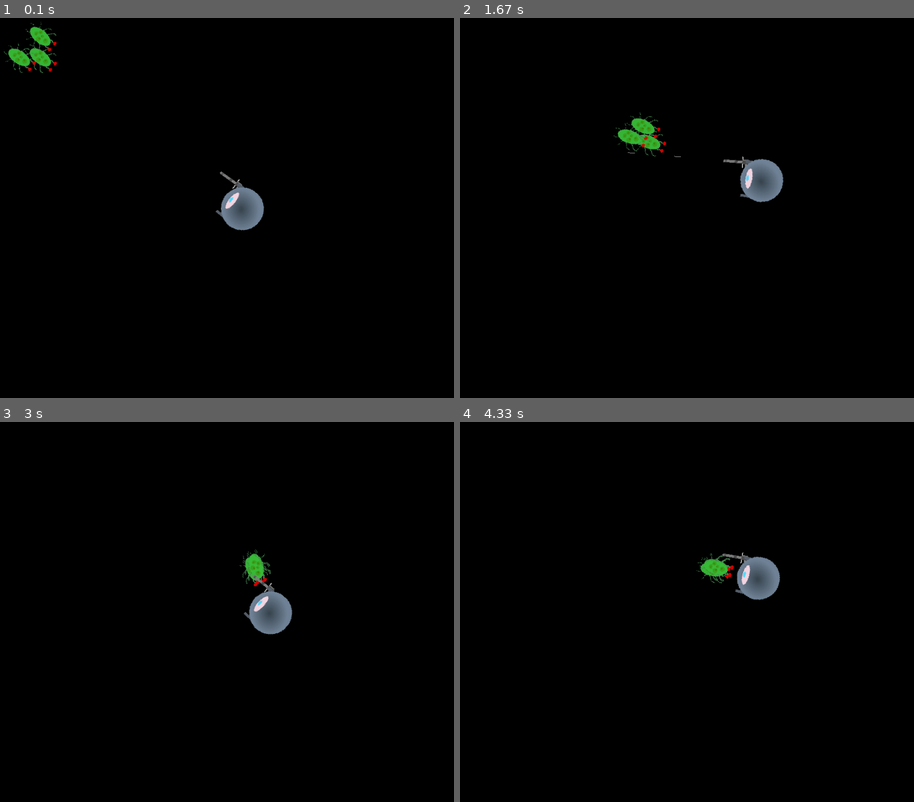
Above: before the commit, frames 1-4 (two rows, left to right).
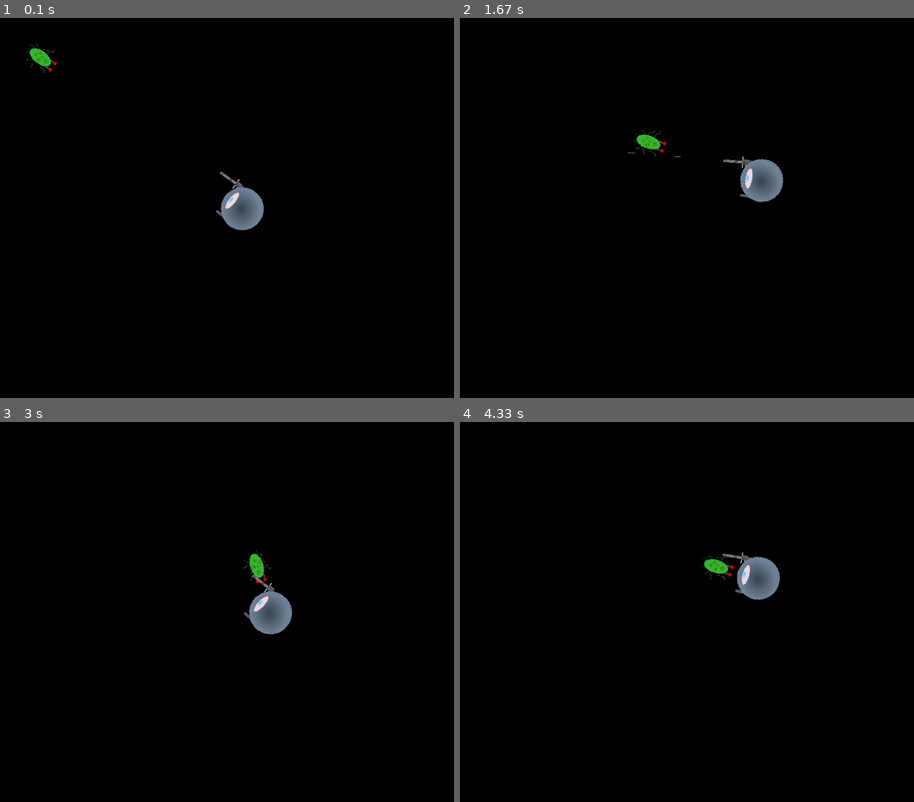
Above: after the commit, the same moments.

Repository: 12ali21/pygame-shooter
Game: pygame game, started from main.py
The game is run twice, just before and just after one commit, with the same random seed, the same clock (stepped at 60 frames per second) and the same inputs.
Inputs (mouse positions are in pixels of both pictures, inside the frame that each line leads up to):
- Up to frame 1 (0.1 s): no input
- Up to frame 2 (1.67 s): click (700, 208) at 0.38 s; hold D 0.67-1.13 s; click (868, 196) at 0.75 s; hold W 1.17-1.47 s; click (578, 211) at 1.25 s; hold D from 1.5 s (still down); click (541, 147) at 1.58 s
- Up to frame 3 (3 s): release D at 1.97 s; hold A 2-2.53 s; click (317, 467) at 2.08 s; hold S 2.57-2.87 s; click (304, 650) at 2.65 s; hold A from 2.9 s (still down); click (104, 460) at 2.98 s
- Up to frame 4 (4.33 s): release A at 3.3 s; hold W 3.33-3.7 s; click (714, 471) at 3.42 s; hold D from 3.73 s (still down); click (578, 532) at 3.82 s

The runs differ from the first frame. In frame 1, 0.4% of the frame differs, in the area x 0-13%, y 1-15%; in frame 2, 0.4%; in frame 3, 0.2%; in frame 4, 0.2%.

Commit message:
Animator class and animations

Diff:
--- /dev/null
+++ b/animation.py
@@ -0,0 +1,53 @@
+import pygame
+import os
+import util
+
+class Animator:
+    dt_container = 0.
+    current_index = 0
+    active = ''
+
+    def __init__(self, idle_image):
+        self.animations = {}
+        self.idle_image = idle_image
+        self.current_frame = self.idle_image
+
+    # Adds an animation to the dictionary
+    def add_animation(self, name, data_dir, scale=1):
+        frames_dir = os.listdir(data_dir)
+        frames_dir.sort()
+        frames = []
+        for f in frames_dir:
+            image, _ = util.load_image(os.path.join(data_dir, f), scale=scale)
+            frames.append(image)
+        self.animations[name] = frames
+
+    # Sets the active animation
+    def animate(self, name, animation_speed = 5.):
+        self.active = name
+        self.animation_speed = animation_speed
+        self.current_frame = self.animations[self.active][0]
+
+    # Pauses animation
+    def stop_animaton(self):
+        self.active = ''
+        self.dt_container = 0
+
+
+    def update(self, dt:float):
+        if self.active == '':
+            return self.current_frame
+        # Acts as a timer between frames
+        self.dt_container += dt
+        if(self.dt_container>=1/self.animation_speed):
+            print(self.current_index)
+            self.dt_container = 0
+            # Sets current frame and loop back to start of the animation if needed
+            frames = self.animations[self.active]
+            if len(frames) > self.current_index:
+                self.current_frame = frames[self.current_index]
+                self.current_index += 1
+            else:
+                self.current_frame = frames[0]
+                self.current_index = 1
+        return self.current_frame
--- a/character.py
+++ b/character.py
@@ -4,6 +4,7 @@
 from groups import *
 from weapon import MiniGun
 import math
+from animation import Animator
 
 class Character(pygame.sprite.Sprite):
     def __init__(self, *groups: Group, image, rect, hp) -> None:
@@ -12,8 +13,9 @@
         self.original_rect = rect
         self.image = self.original_image
         self.rect = self.original_rect
+        self.hitpoints = hp
 
-        self.hitpoints = hp
+        self.animator = Animator(self.original_image)
 
     def damage(self, amount):
         self.hitpoints -= amount
@@ -66,25 +68,38 @@
 
 class Amoebite(Character):
     movement_speed = 250
+    WALK_ANIMATION = 'walk'
+
+    is_walking = False
+
+
     def __init__(self, *groups: Group, coordinates, target) -> None:
-
         image, rect = util.load_image('enemy1.png', scale=0.1)
         rect.center = coordinates
-
         self.target = target
         super().__init__(*groups, image=image, rect=rect, hp=250)
 
+        self.animator.add_animation(self.WALK_ANIMATION, util.get_data_dir('amoebite/walk'), scale=0.1)
+
     def update(self, dt):
+        self.default_image = self.animator.update(dt)
+
         target_vector = util.get_vector(self.rect.center, self.target.rect.center)
         direction = target_vector.angle_to((0,0))
-        self.image = pygame.transform.rotate(self.original_image, direction - 90)
+        self.image = pygame.transform.rotate(self.default_image, direction - 90)
         self.rect = self.image.get_rect(center=self.rect.center)
 
         if(target_vector.length() > 100):
+            if(not self.is_walking):
+                self.is_walking = True
+                self.animator.animate(self.WALK_ANIMATION, animation_speed=10)
+
             angle_radians = math.radians(direction)
-            print(self.rect, end='  ')
             self.rect = self.rect.move(math.cos(angle_radians)*dt*self.movement_speed, -math.sin(angle_radians)*dt*self.movement_speed)
-            print(self.rect)
+
+        else:
+            self.is_walking = False
+            self.animator.stop_animaton()
 
         collided_bullets = self.rect.collideobjectsall(player_projectile_group.sprites())
         for b in collided_bullets:
--- a/main.py
+++ b/main.py
@@ -24,8 +24,7 @@
 player = Player()
 gun = MiniGun(wielder=player, dist_to_center=player.rect.width/2)
 enemy = Amoebite(all_sprites_group, coordinates=(100,100), target=player)
-enemy = Amoebite(all_sprites_group, coordinates=(60,100), target=player)
-enemy = Amoebite(all_sprites_group, coordinates=(100,60), target=player)
+
 
 all_sprites_group.add(gun, player)
 player.assign_weapon(gun)
@@ -37,13 +36,6 @@
     for event in pygame.event.get():
         if event.type == pygame.QUIT:
             running = False
-        # elif event.type == pygame.MOUSEBUTTONDOWN:
-        #     # Left mouse button press
-        #     if event.button == 1:
-        #         vector = pygame.Vector2(event.pos) - player.rect.center
-        #         p_rect = pygame.rect.Rect(0,0,10,10)
-        #         p_rect.center = player.rect.center
-        #         Projectile(all_sprites_group, projectiles_group, rect=p_rect , direction=-math.radians(vector.angle_to((0,0))), speed=1000)
 
     gun.set_target(pygame.mouse.get_pos())
 
--- a/util.py
+++ b/util.py
@@ -22,6 +22,9 @@
         image.set_colorkey(colorkey, pygame.RLEACCEL)
     return image, image.get_rect()
 
+# returns joined path of default data directory and provided directory
+def get_data_dir(dir):
+    return os.path.join(data_dir, dir)
 
 def load_sound(name):
     class NoneSound:
